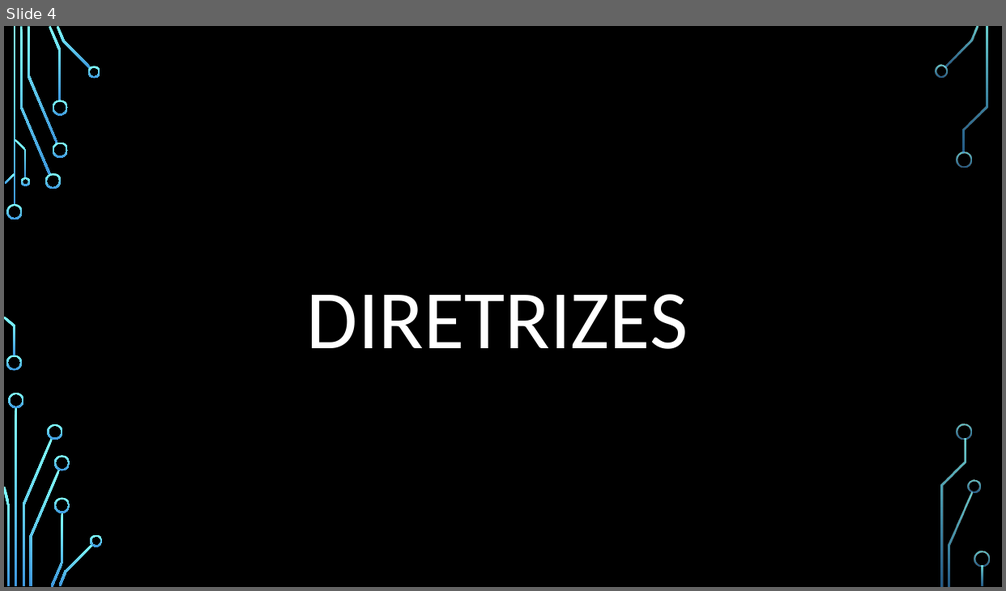
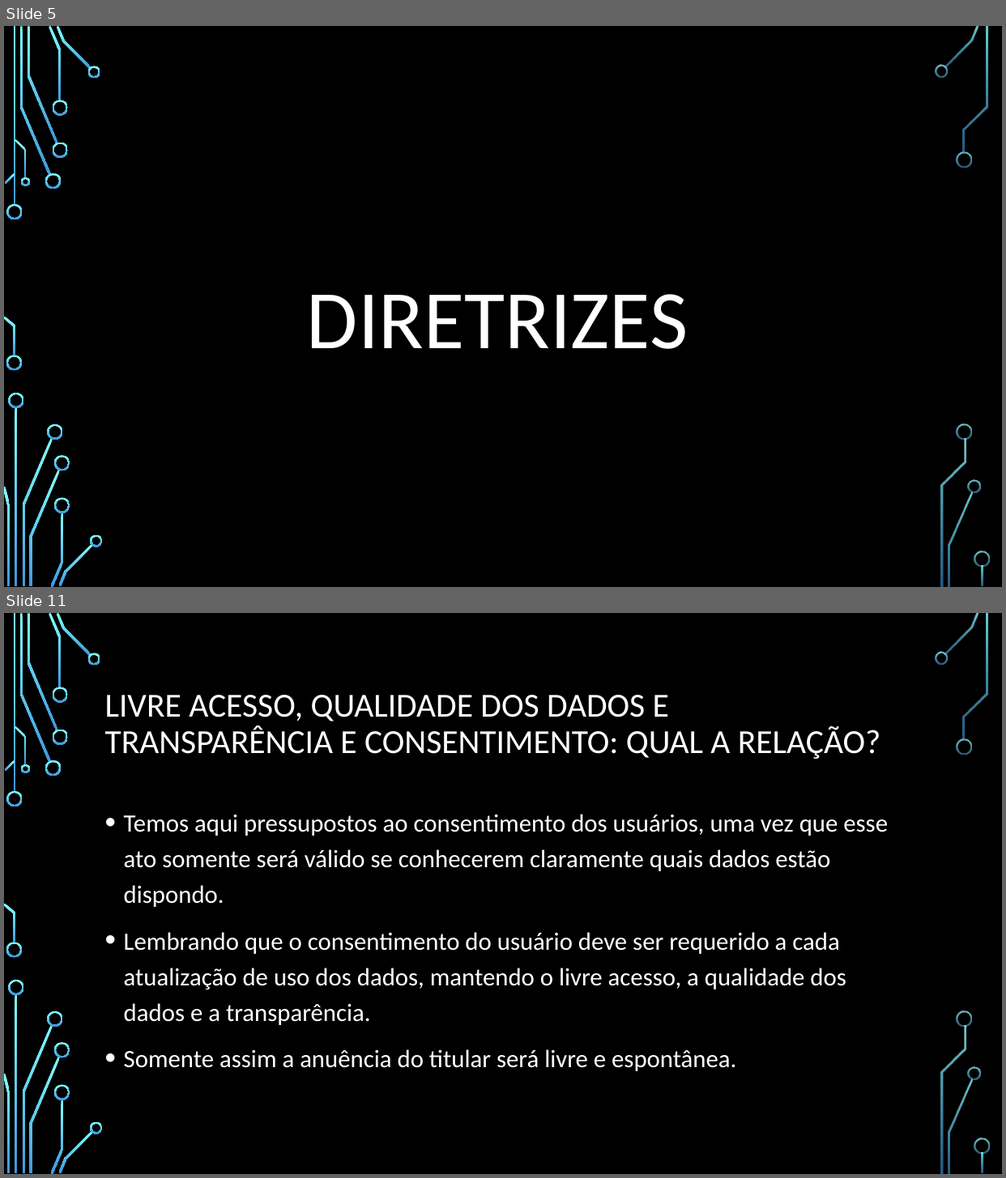
Before and after one commit to MauricioSanto/Meu-Curso-fullstack, a slide deck: Módulo 03/Back-End/aula01/apresentaçao power point LGPD/lgpd.pptx. Shown one above the other, each under a label of ours: slide 4 before the commit, slides 5 and 11 after it; the slides between them are not shown. The pictures are 1006x591 and 1006x1178 pixels, drawn with LibreOffice and Linux fonts; fonts in the diff are those of the drawing; background and template pictures are left out. Boxes give left, top, right and bottom in pixels: in the first picture for what was removed or moved away, otherwise in the second. Text is boxed around its words. In the diff, an @@ line names an element or a change of style, - is before the commit and + after.

```diff
--- a/Módulo 03/Back-End/aula01/apresentaçao power point LGPD/lgpd.pptx
+++ b/Módulo 03/Back-End/aula01/apresentaçao power point LGPD/lgpd.pptx
@@ slide 11 added at <box>4,613,1002,1174</box>, background picture (left out); not listed: 36 template elements that a slide beside it also shows @@
@@ title added at <box>105,695,881,759</box>, 32.4 pt, text #FFFFFF @@
+LIVRE ACESSO, QUALIDADE DOS DADOS E TRANSPARÊNCIA E CONSENTIMENTO: QUAL A RELAÇÃO?
@@ text added at <box>124,814,888,1071</box>, 24 pt, text #FFFFFF @@
+• Temos aqui pressupostos ao consentimento dos usuários, uma vez que esse ato somente será válido se conhecerem claramente quais dados estão dispondo.
+• Lembrando que o consentimento do usuário deve ser requerido a cada atualização de uso dos dados, mantendo o livre acesso, a qualidade dos dados e a transparência.
+• Somente assim a anuência do titular será livre e espontânea.
@@ what was slide 4 is now slide 5 @@
```
Also in this commit, not shown: 7 slides changed, 4 other slides added.
